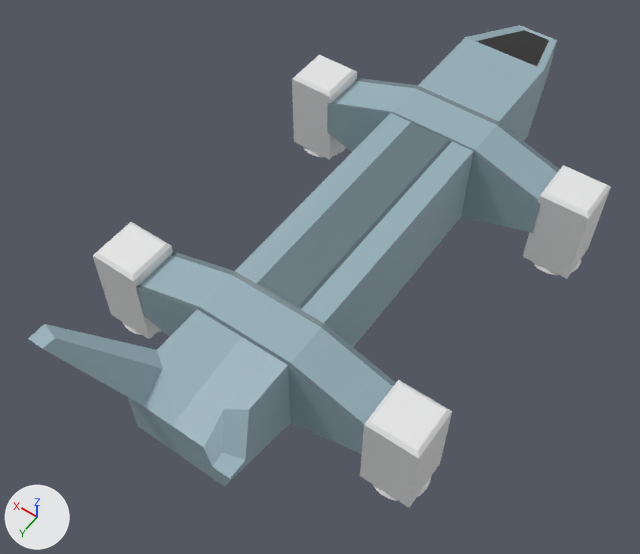
The glTF model src/asset/spaceship/endeavour.glb as it was, and as the next commit left it.
Rendered twice from a 50 mm camera at (-12.24, 20.42, 27.41) aimed at (0.56, 2.5, -0.75). Every picture has the same lights, and +X, +Y and +Z are marked at lower left.

Objects in the first picture: 'hoverThruster1.001', 'hoverThruster1.002', 'hoverThruster1.003', 'hoverThruster1.004', 'hull'.
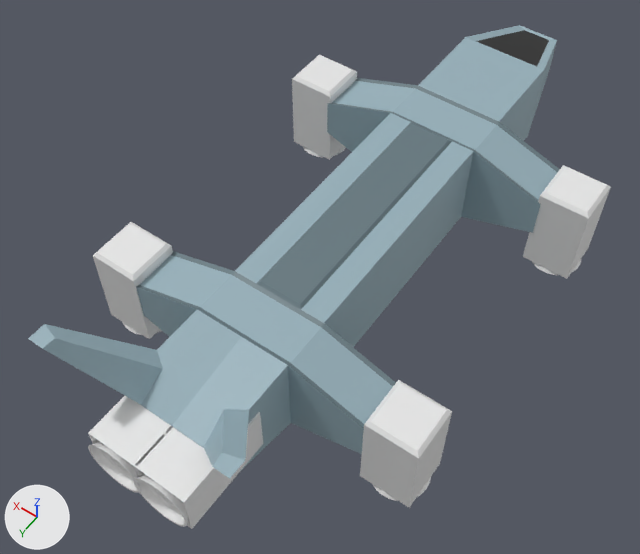
What differs and where, as boxes (x1, y1, x2, y2) in the pictures (640 x 554 px):
'mainThruster1', added: after (133, 412, 263, 529)
'mainThruster2', added: after (88, 396, 171, 493)

Diff of the bpy script that builds the scene:
```diff
--- a/src/asset/spaceship/endeavour.glb.py
+++ b/src/asset/spaceship/endeavour.glb.py
@@ ob_mainthruster1 @@
+ob_mainthruster1 = bpy.data.objects.new('mainThruster1', me_cube_001)
+ob_mainthruster1.location = (-1.02, 11.56, 0.16)
+ob_mainthruster1.rotation_euler = (1.571, 0.0, 0.0)  # degrees (90, 0, 0)
@@ ob_mainthruster2 @@
+ob_mainthruster2 = bpy.data.objects.new('mainThruster2', me_cube_001)
+ob_mainthruster2.location = (1.02, 11.56, 0.16)
+ob_mainthruster2.rotation_euler = (1.571, 0.0, 0.0)  # degrees (90, 0, 0)
```
